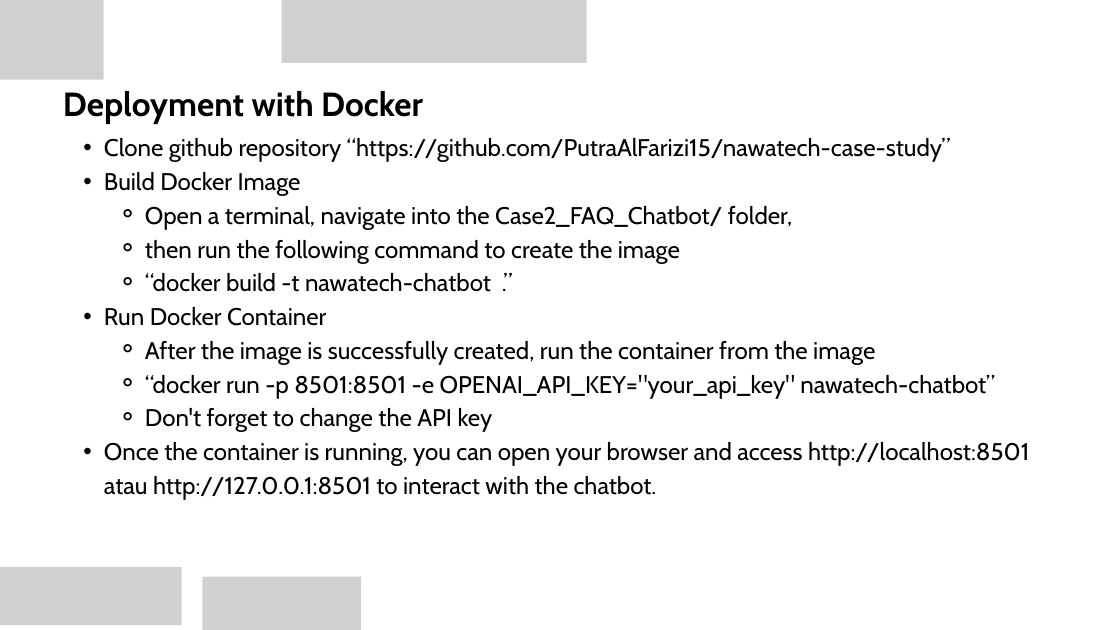
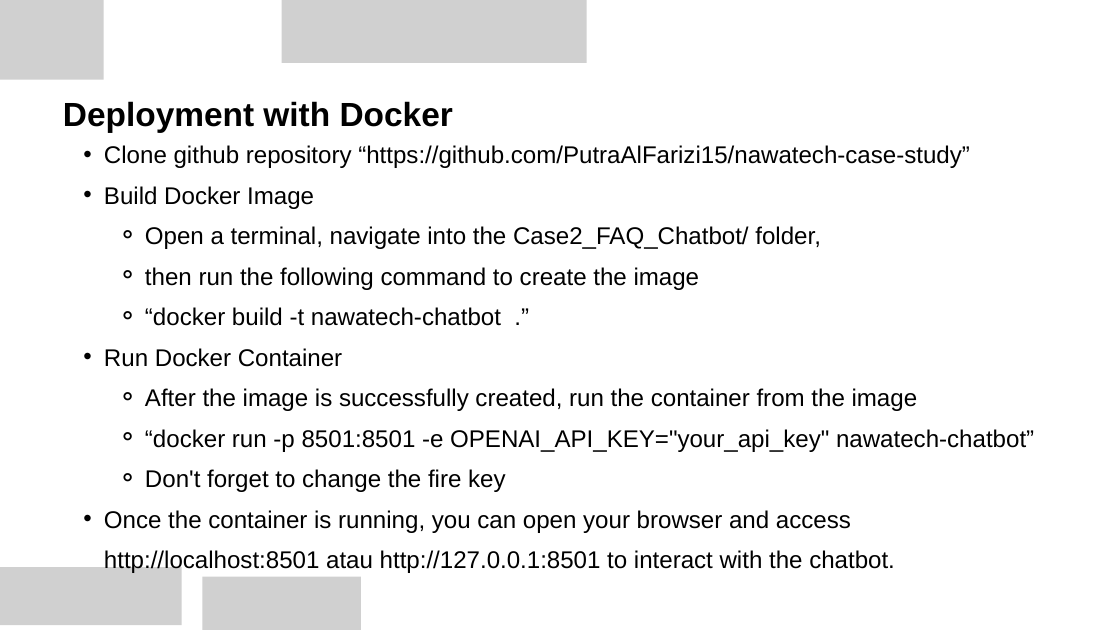
Before and after one commit to PutraAlFarizi15/nawatech-case-study, a slide deck: slide 23 of Putra_Al_Farizi_Nawatech_Case_Study.pptx (slide 22 before the commit). Drawn at 1120x630 pixels with LibreOffice and Linux fonts; fonts in the diff are those of the drawing; grey boxes stand for pictures. Boxes give left, top, right and bottom in pixels: in the first picture for what was removed or moved away, otherwise in the second. Text is boxed around its words. In the diff, an @@ line names an element or a change of style, - is before the commit and + after.

Commit message:
Modify ppt

```diff
--- a/Putra_Al_Farizi_Nawatech_Case_Study.pptx
+++ b/Putra_Al_Farizi_Nawatech_Case_Study.pptx
@@ text "Deployment with Docker" at (x1=63, y1=101, x2=453, y2=132): font Cabin to Arial; line spacing 60.2pt to 1.4 @@
@@ text at (x1=104, y1=145, x2=1034, y2=574): font Cabin to Arial; line spacing 43.4pt to 1.4 @@
@@ text at (x1=145, y1=469, x2=506, y2=492): text changed; font Cabin to Arial @@
-    ⚬ Don't forget to change the API key
+    ⚬ Don't forget to change the fire key
```
Also in this commit, not shown: 22 other slides changed, 1 slide added.
